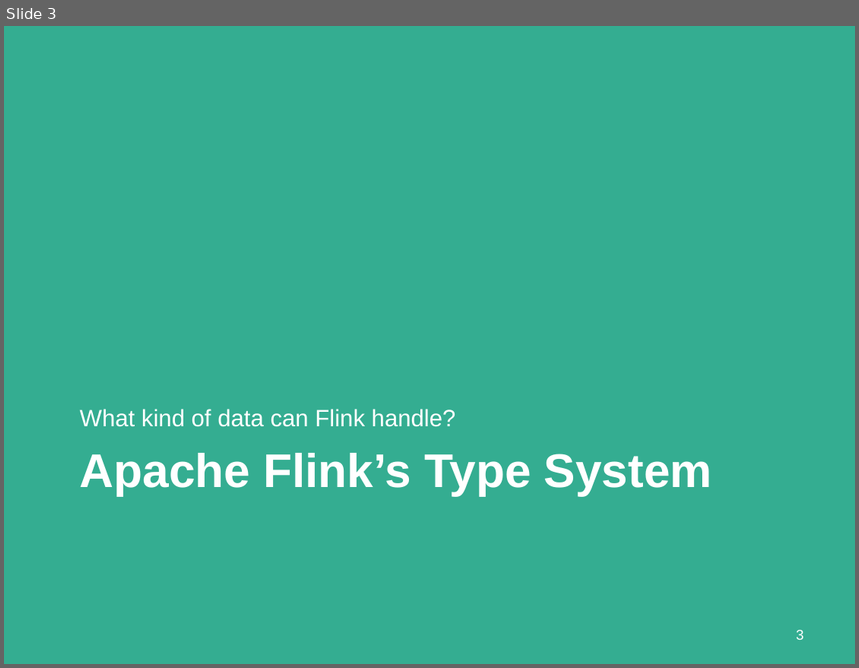
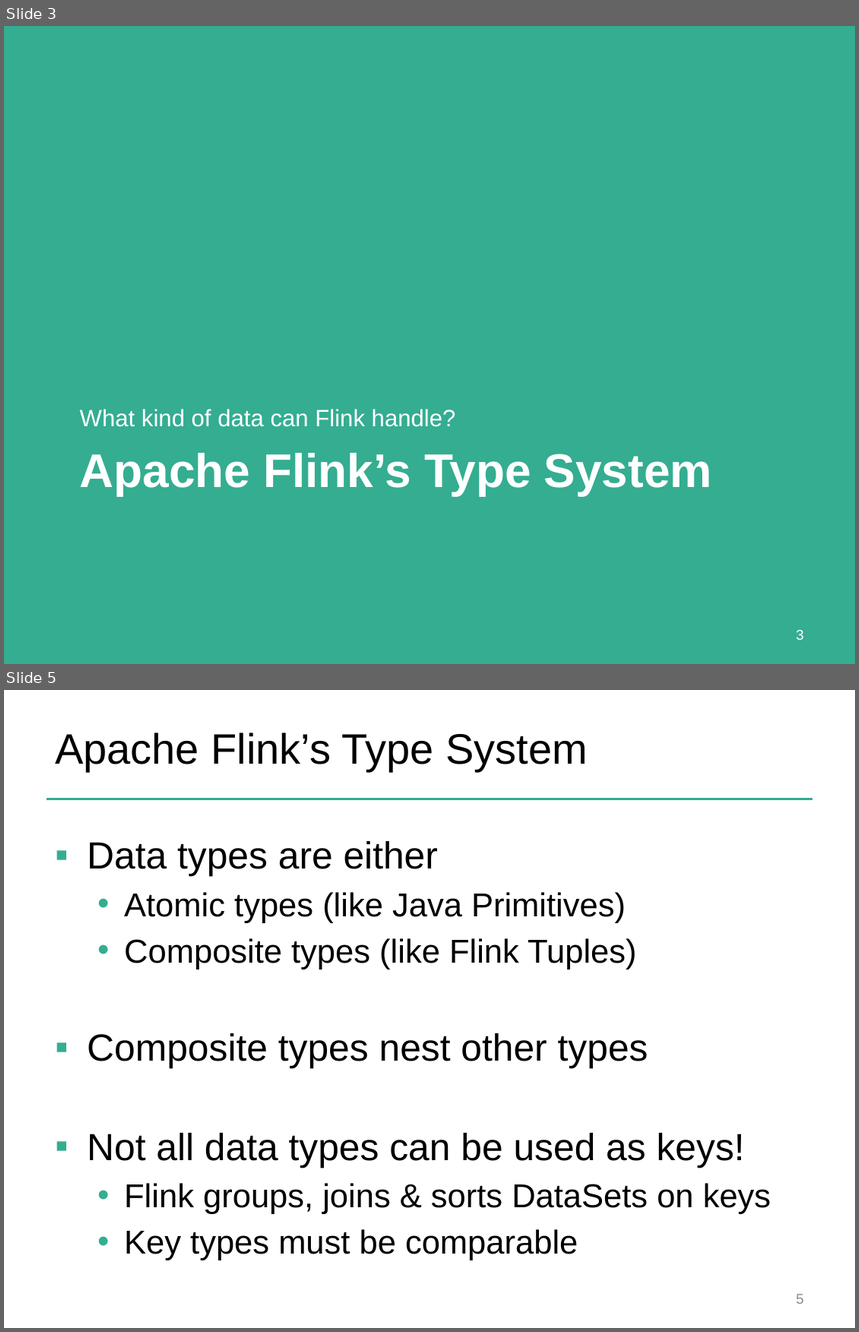
Before and after one commit to dataArtisans/flink-training-web, a slide deck: slides/flink_batch_advanced.pptx. Shown one above the other, each under a label of ours: slide 3 before the commit, slides 3 and 5 after it; the slides between them are not shown. The pictures are 859x668 and 859x1332 pixels, drawn with LibreOffice and Linux fonts; fonts in the diff are those of the drawing; background and template pictures are left out. Boxes give left, top, right and bottom in pixels: in the first picture for what was removed or moved away, otherwise in the second. Text is boxed around its words. In the diff, an @@ line names an element or a change of style, - is before the commit and + after.

Commit message:
Separated DataSet Advanced and Table API slides. Reworked data types and key section in DataSet Advanced

```diff
--- a/slides/flink_batch_advanced.pptx
+++ b/slides/flink_batch_advanced.pptx
@@ slide 5 added at (x1=4, y1=690, x2=855, y2=1328), background #FFFFFF @@
@@ title added at (x1=55, y1=733, x2=588, y2=771), 36 pt, text #000000 @@
+Apache Flink’s Type System
@@ line added from (47, 799) to (813, 799), #34AD91 2 pt @@
@@ text added at (x1=87, y1=841, x2=771, y2=1261), 28 pt, text #000000 @@
+▪ Data types are either
+  • Atomic types (like Java Primitives)
+  • Composite types (like Flink Tuples)
+▪ Composite types nest other types
+▪ Not all data types can be used as keys!
+  • Flink groups, joins & sorts DataSets on keys
+  • Key types must be comparable
@@ page number added at (x1=796, y1=1294, x2=804, y2=1304), 12 pt, text #8C8C8C @@
+5
```
Also in this commit, not shown: 3 slides changed, 10 other slides added, 23 slides removed, 1 other file.
